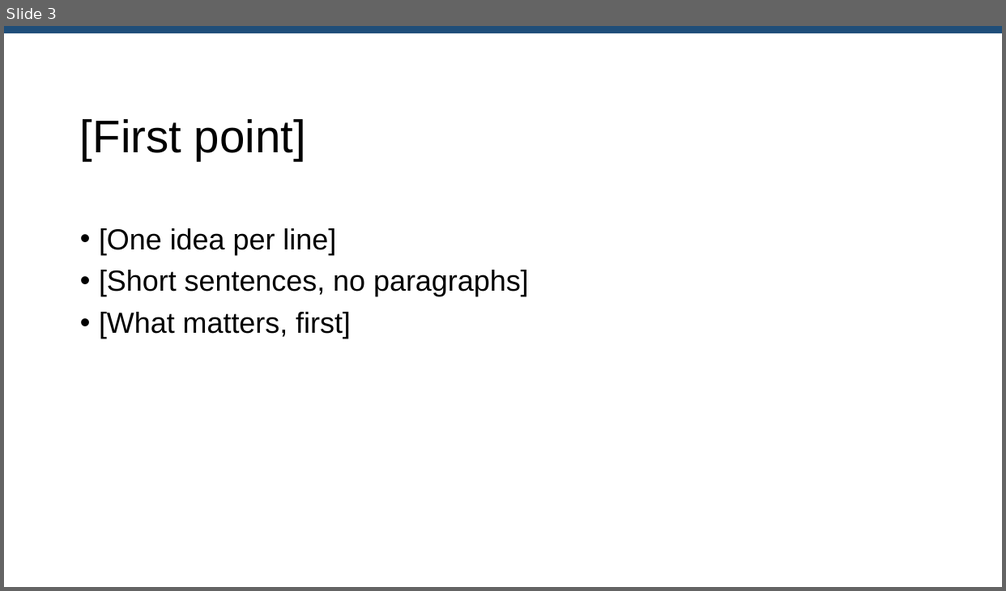
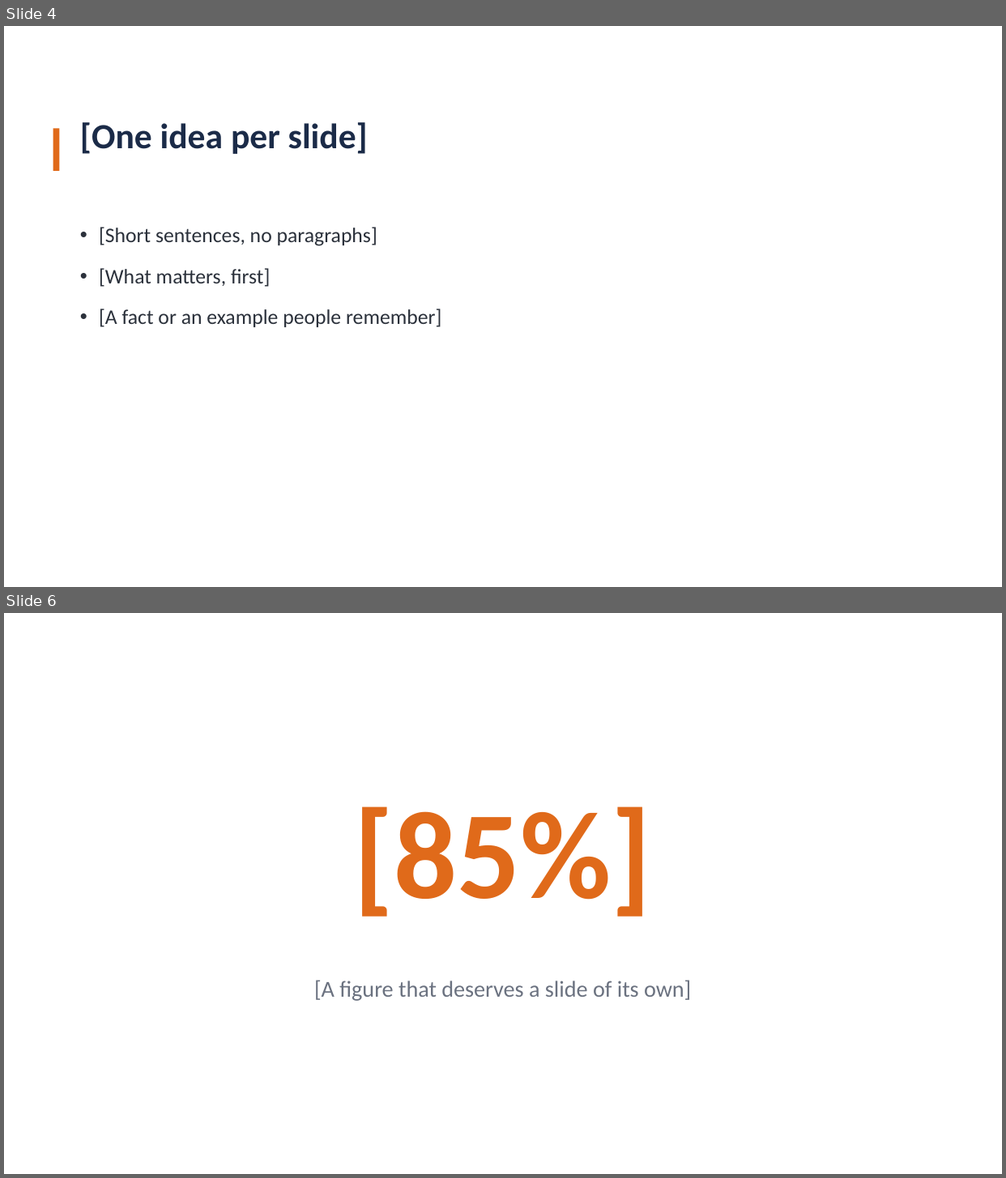
Before and after one commit to MolinoSuite/Molino, a slide deck: resources/templates/en/presentation.pptx. Shown one above the other, each under a label of ours: slide 3 before the commit, slides 4 and 6 after it; the slides between them are not shown. The pictures are 1006x591 and 1006x1178 pixels, drawn with LibreOffice and Linux fonts; fonts in the diff are those of the drawing. Boxes give left, top, right and bottom in pixels: in the first picture for what was removed or moved away, otherwise in the second. Text is boxed around its words. In the diff, an @@ line names an element or a change of style, - is before the commit and + after.

```diff
--- a/resources/templates/en/presentation.pptx
+++ b/resources/templates/en/presentation.pptx
@@ slide 6 added at (x1=4, y1=613, x2=1002, y2=1174), background #FFFFFF @@
@@ text added at (x1=354, y1=807, x2=652, y2=917), 120 pt, text #E06A1A, bold @@
+[85%]
@@ text added at (x1=314, y1=980, x2=691, y2=1001), 22 pt, text #6B7280 @@
+[A figure that deserves a slide of its own]
@@ what was slide 3 is now slide 4 @@
@@ slide 4 changed as well @@
@@ rectangle removed at (x1=4, y1=26, x2=1002, y2=33) @@
@@ title at (x1=80, y1=122, x2=368, y2=154): text changed; size 44 to 34 pt; font Arial to Calibri; text colour #000000 to #1B2B48; bold on @@
-[First point]
+[One idea per slide]
@@ rectangle added at (x1=53, y1=129, x2=59, y2=171), fill #E06A1A @@
@@ text at (x1=99, y1=228, x2=336, y2=255): paragraph removed @@
-• [One idea per line]
@@ text at (x1=99, y1=227, x2=377, y2=287): size 28 to 20 pt, font Arial to Calibri, text colour #000000 to #2B313B in "[Short sentences, no paragraphs]", "[What matters, first]"; more space between paragraphs @@
@@ text at (x1=99, y1=309, x2=441, y2=327): paragraph added @@
+• [A fact or an example people remember]
```
Also in this commit, not shown: 2 other slides changed, 3 other slides added, 2 slides removed, 11 other files.
